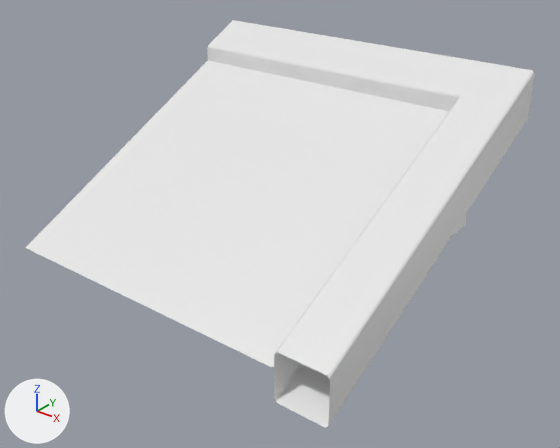
What one commit did to the FBX model Assets/Models/Modular Kit/Buiding Pieces/Slopes/SlantedFloorCorner5m_A.fbx.
Camera for both pictures: a camera (50 mm lens) standing at (9.82, -10.92, 3.12) and looking at (3.21, -2.65, -2.01). Arrows for +X, +Y and +Z are at lower left; the lights stay in place. Where no turn or scale is listed for an object, it has been applied to the vertices.

The first picture shows 'SlantedWallCorner5m_A'.
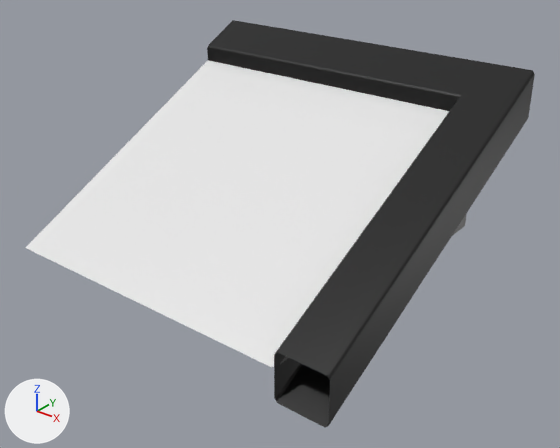
What differs and where, as boxes [x1, y1, x2, y2] in the pictures (560 x 448 px):
'SlantedWallCorner5m_A', recoloured (white to black): [205, 20, 535, 428] in both

The edits, one by one:
Material 'Railing' (mat_railing) changes colour from white #e7e7e7 to black #000000; in linear values from (0.8, 0.8, 0.8) to (0.0, 0.0, 0.0).
